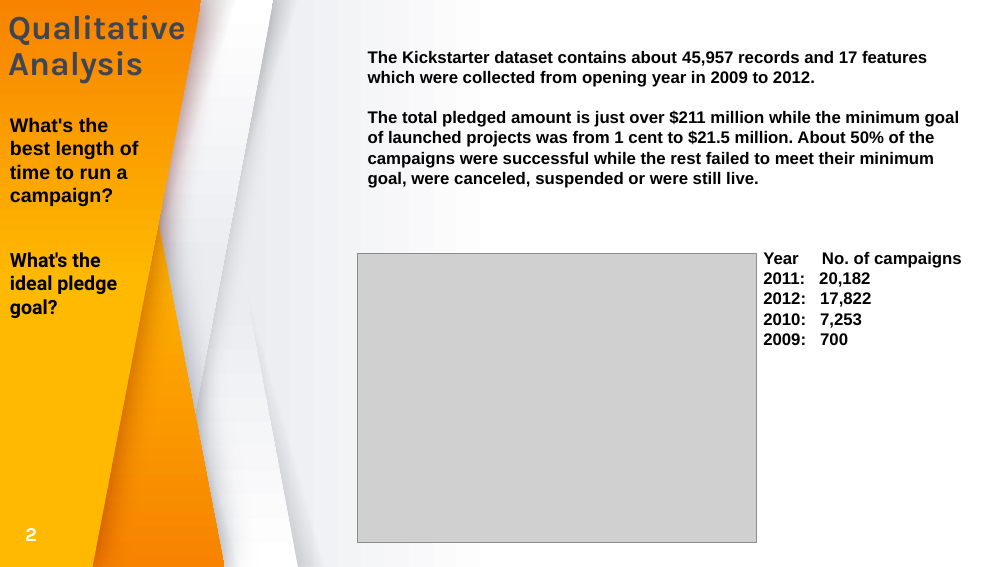
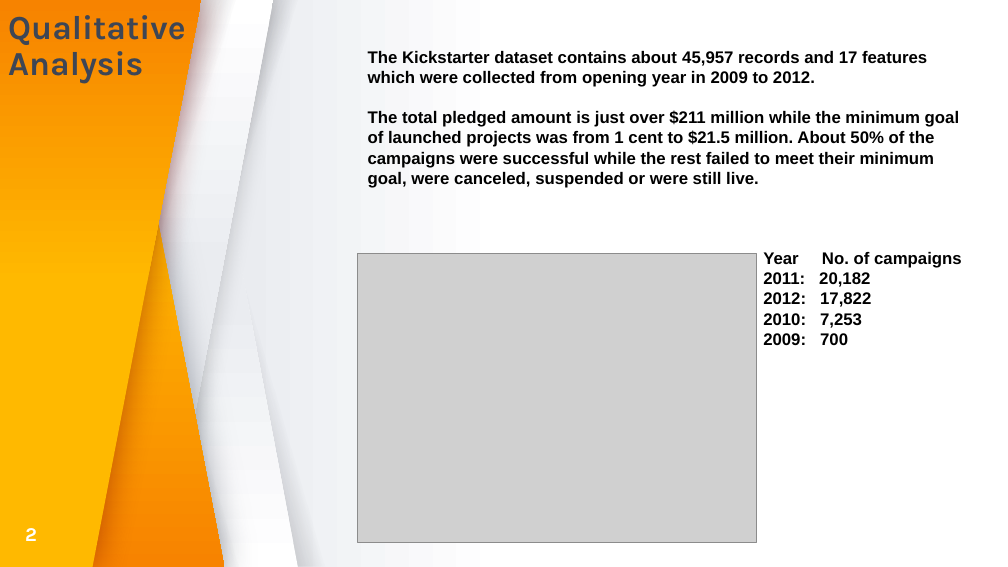
Before and after one commit to cristina-iacob/kickstarter_analysis, a slide deck: slide 3 of kickstarter_analysis.pptx. Drawn at 1008x567 pixels with LibreOffice and Linux fonts; fonts in the diff are those of the drawing; grey boxes stand for pictures. Boxes give left, top, right and bottom in pixels: in the first picture for what was removed or moved away, otherwise in the second. Text is boxed around its words. In the diff, an @@ line names an element or a change of style, - is before the commit and + after.

Commit message:
minor fixes

```diff
--- a/kickstarter_analysis.pptx
+++ b/kickstarter_analysis.pptx
@@ text removed at (10,117,138,206) @@
-What's the best length of time to run a campaign?
@@ text removed at (10,252,117,318) @@
-What's the ideal pledge goal?
```
